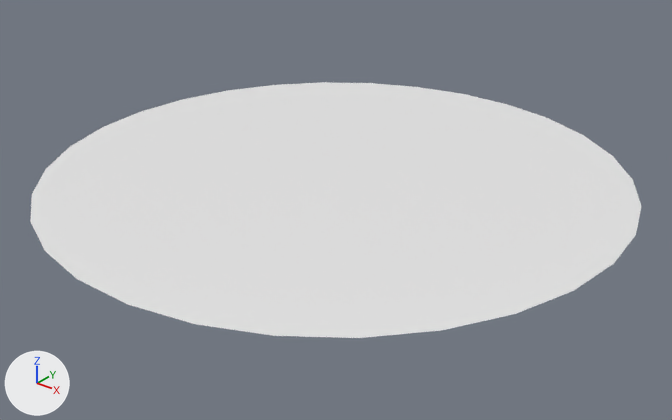
Two versions of the FBX model 모델링 fbx파일/stage01/stage01_magicCircle_a/stage01_magicCircle_a.FBX, one commit apart.
One viewpoint serves both versions: a camera (50 mm lens) standing at (1.82, -2.272, 1.424) and looking at (0.035, -0.04, 0.04). The lights are fixed; the arrows at lower left show +X, +Y and +Z. Where no turn or scale is listed for an object, it has been applied to the vertices.
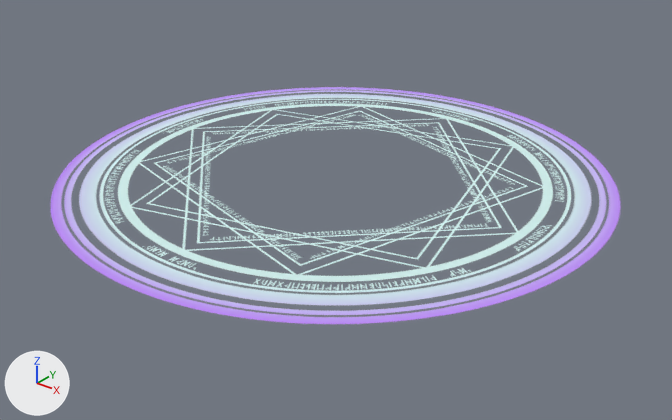
Changed parts and their boxes (x1, y1, x2, y2) in the pictures (672 x 420 px):
```json
{"object": "Cylinder007", "change": "recoloured", "before": [30, 82, 641, 338], "after": [30, 82, 641, 338]}
```

Scene script edits in JSON lines:
```json
{"op": "add", "block": "img_stage01_magiccircle_a_uvm_png", "code": ["img_stage01_magiccircle_a_uvm_png = load_image('stage01_magicCircle_a_uvm.png', 'stage01_magicCircle_a_uvm.png', 1024, 1024, 'sRGB')"]}
{"op": "add", "block": "mat_01___default", "code": ["mat_01___default = principled_material('01 - Default')", "mat_01___default.texture = img_stage01_magiccircle_a_uvm_png  # with its transparency", "mat_01___default.roughness = 0.859"]}
{"block": "me_mesh", "where": "me_mesh.from_pydata(...)  # 30 vertices, 28 faces; spans x -1.0..1.0, y -0.99..0.99, z 0.15"}
{"op": "add", "block": "me_mesh", "code": "me_mesh.materials.append(mat_01___default)  # picture img_stage01_magiccircle_a_uvm_png"}
```
